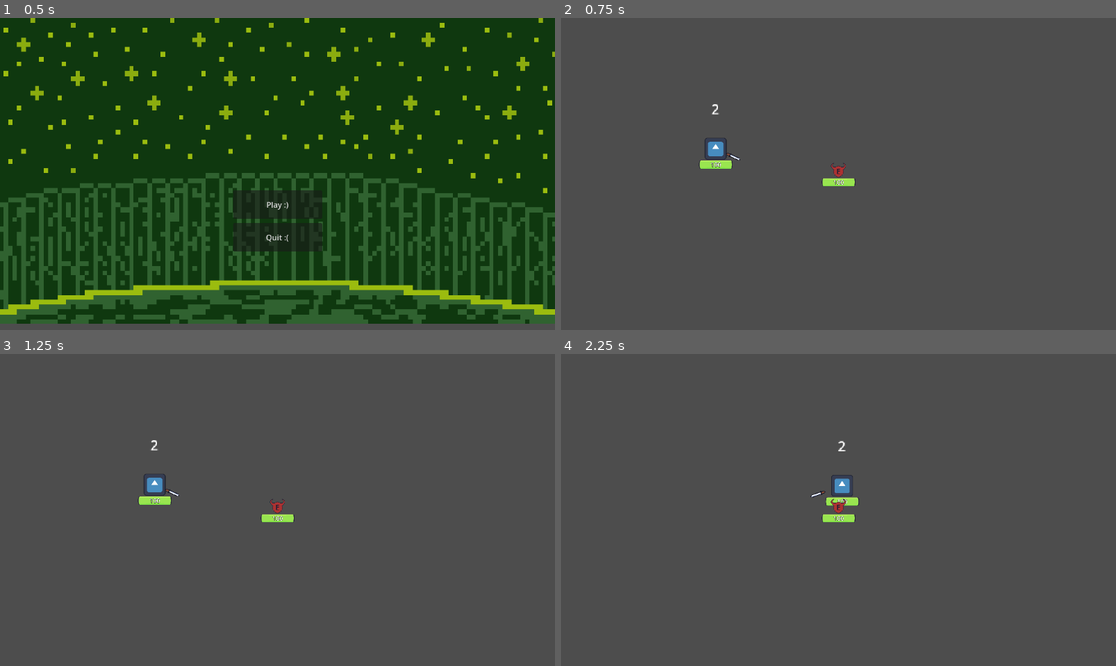
Above: before the commit, frames 1-4 (two rows, left to right).
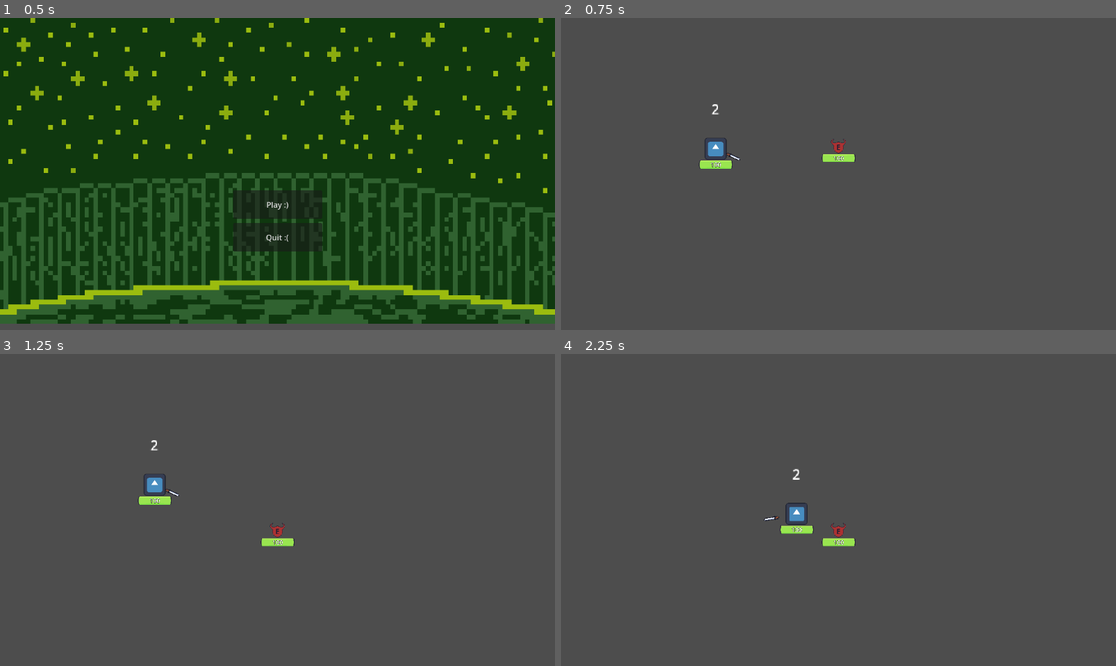
Above: after the commit, the same moments.

Repository: Darkcitrus/darkspracticegame-main
Game: Godot game, scene res://scenes/TestingArea.tscn
The game is run twice, just before and just after one commit, with the same random seed, the same clock (stepped at 60 frames per second) and the same inputs. The engine's default icon, where the game draws it, is replaced by a stand-in: a white triangle on a blue panel in a dark square.
Inputs (mouse positions are in pixels of both pictures, inside the frame that each line leads up to):
- Up to frame 1 (0.5 s): no input
- Up to frame 2 (0.75 s): click "Play :)" at 0.5 s
- Up to frame 3 (1.25 s): no input
- Up to frame 4 (2.25 s): tap Enter at 1.25 s; move the mouse to (838, 506) at 1.27 s; hold Right (ui_right) 1.28-2.03 s; tap Shift (dash) at 1.35 s; click (838, 506) at 1.42 s; tap Space (ui_select) at 1.52 s; move the mouse to (727, 525) at 2.02 s; hold Down (ui_down) from 2.03 s (still down); click (727, 525) at 2.1 s

Frame 1 is identical in both runs. In frame 2, 0.4% of the frame differs, in the area x 46-54%, y 38-54%; in frame 3, 0.4%; in frame 4, 1.2%, in the area x 36-54%, y 27-62%.

Commit message:
Add oscillation to dummy and update selector shape to Circle

Diff:
--- a/scenes/dummy_manager.tscn
+++ b/scenes/dummy_manager.tscn
@@ -9,6 +9,7 @@
 
 [node name="Dummy" parent="." groups=["Targetable"] instance=ExtResource("2_4qj6t")]
 position = Vector2(0, 0)
+amplitude = 50.0
 
 [node name="Selector" parent="Dummy" index="4" groups=["UI"]]
 
--- a/scenes/selector.tscn
+++ b/scenes/selector.tscn
@@ -3,8 +3,8 @@
 [ext_resource type="Script" path="res://scripts/selector.gd" id="1_jxmd6"]
 [ext_resource type="Texture2D" uid="uid://cgpjkm7tay4oi" path="res://assets/img/selector.png" id="2_0wrl6"]
 
-[sub_resource type="RectangleShape2D" id="RectangleShape2D_dtvfk"]
-size = Vector2(110, 111)
+[sub_resource type="CircleShape2D" id="CircleShape2D_k77jk"]
+radius = 89.89
 
 [node name="Selector" type="StaticBody2D"]
 script = ExtResource("1_jxmd6")
@@ -15,4 +15,5 @@
 
 [node name="CollisionShape2D" type="CollisionShape2D" parent="."]
 position = Vector2(0, -0.5)
-shape = SubResource("RectangleShape2D_dtvfk")
+scale = Vector2(2.04, 2)
+shape = SubResource("CircleShape2D_k77jk")
--- a/scripts/dummy.gd
+++ b/scripts/dummy.gd
@@ -10,6 +10,10 @@
 var damage = 15
 var alive = true
 var initial_position: Vector2
+
+# Add exported variables for oscillation
+@export var amplitude: float = 20
+@export var frequency: float = 1.0
 
 @onready var healthbar: TextureProgressBar = $HealthBar
 @onready var selector = $Selector  # Remove the Label cast, let it be whatever node type it is
@@ -48,6 +52,8 @@
 
 # Called every frame. 'delta' is the elapsed time since the previous frame.
 func _process(_delta):
+	# Update vertical position with a sine wave oscillation
+	position.y = initial_position.y + sin(Time.get_ticks_msec() / 1000.0 * frequency * PI * 2) * amplitude
 	pass
 
 func _on_area_entered(area: Area2D) -> void:
